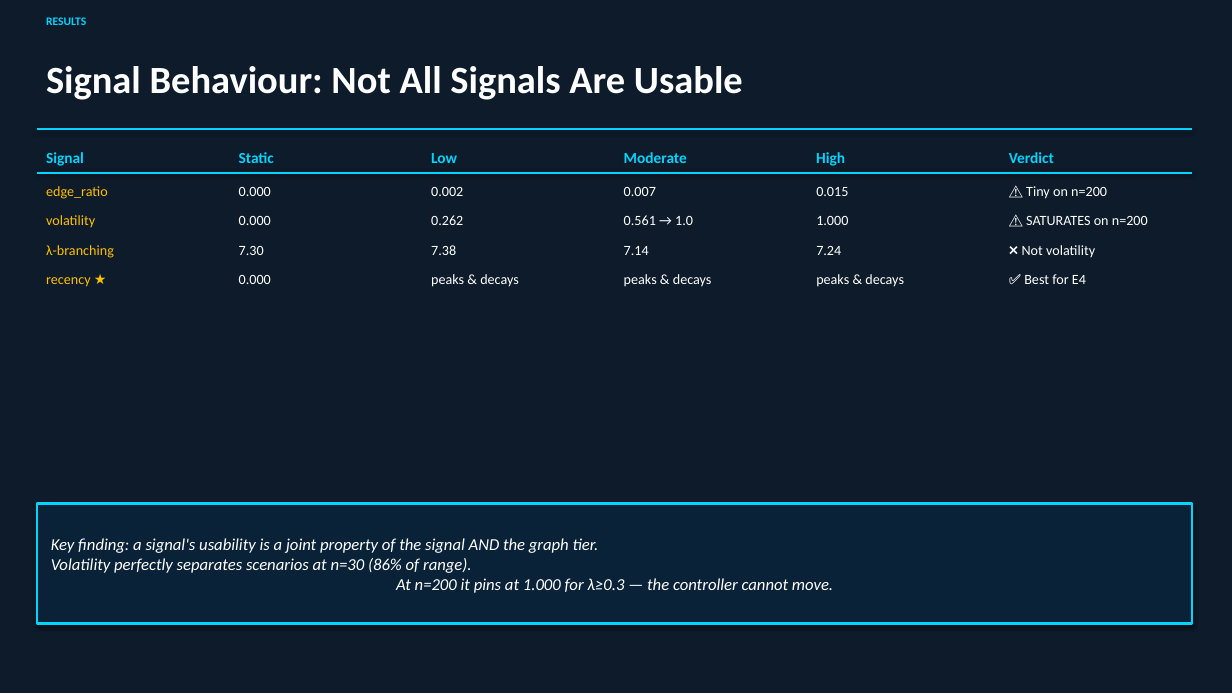
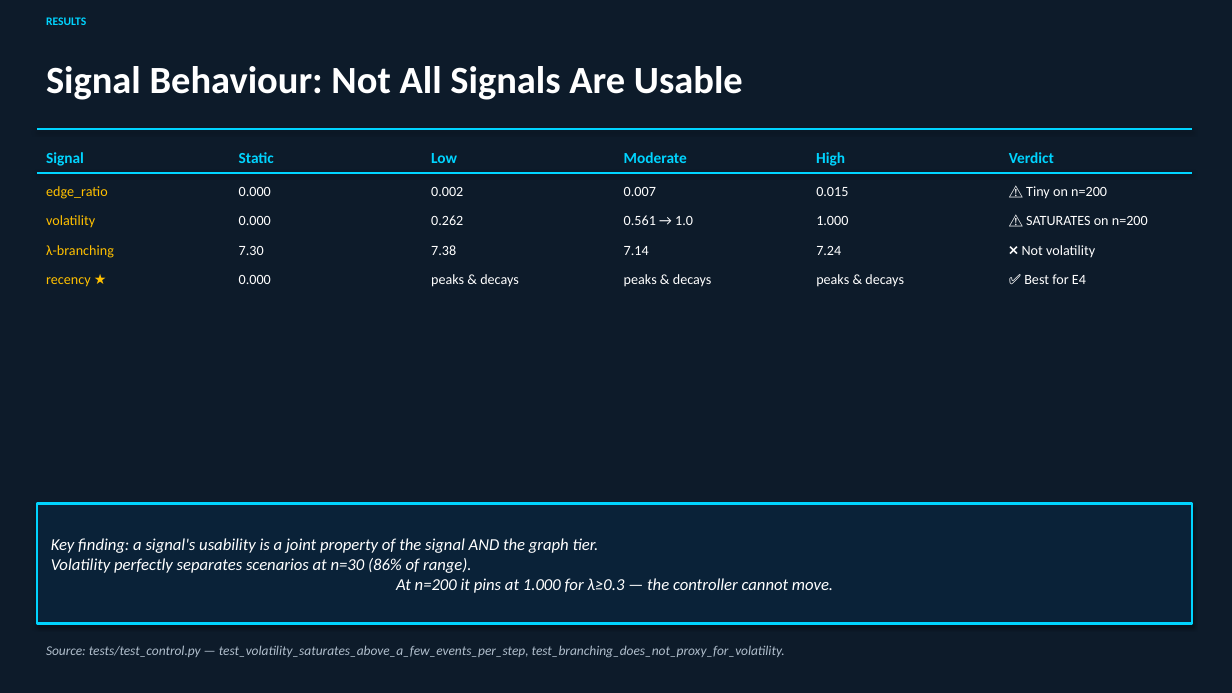
Before and after one commit to VaibhavBansal05/Dynaswarm, a slide deck: slide 29 of dynaswarm_presentation.pptx (slide 27 before the commit). Drawn at 1232x693 pixels with LibreOffice and Linux fonts; fonts in the diff are those of the drawing. Boxes give left, top, right and bottom in pixels: in the first picture for what was removed or moved away, otherwise in the second. Text is boxed around its words. In the diff, an @@ line names an element or a change of style, - is before the commit and + after.

```diff
--- a/dynaswarm_presentation.pptx
+++ b/dynaswarm_presentation.pptx
@@ text added at box(46, 645, 785, 658), 10.5 pt, text #B0BECC, italic @@
+Source: tests/test_control.py — test_volatility_saturates_above_a_few_events_per_step, test_branching_does_not_proxy_for_volatility.
```
Also in this commit, not shown: 14 other slides changed, 4 slides added, 2 slides removed, 6 other files.
